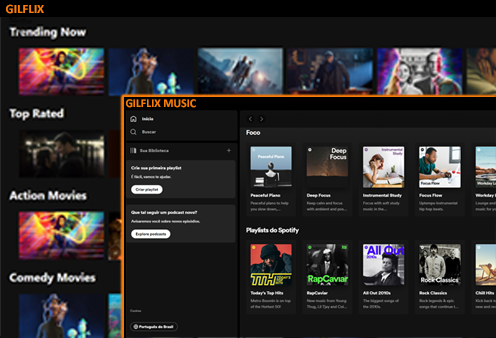
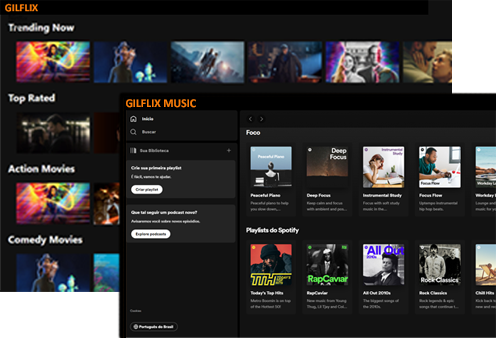
Before/after of a 496×338 layered artwork. What changed in the layer stack:
moved "GILFLIX MUSIC" above "GILFLIX", painted on it over bbox(117, 91, 496, 338)
removed layer "Retângulo 1" (1st of 2) over bbox(0, 0, 496, 17)
removed layer "Retângulo 1" (2nd of 2) over bbox(126, 99, 196, 105)
removed layer "Camada 1" over bbox(119, 92, 496, 338)
removed layer "Camada 2" over bbox(0, 0, 496, 338)
painted on "GILFLIX" over bbox(0, 0, 452, 292)
